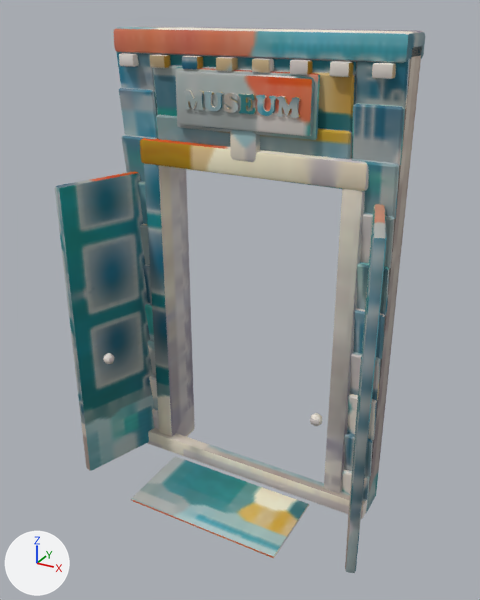
What one commit did to the glTF model game/assets/models/wall_door.glb.
Rendered twice from a 50 mm camera at (2.04, -3.95, 3.4) aimed at (0.05, -0.32, 1.58). The lights are fixed; the arrows at lower left show +X, +Y and +Z. The picture after the commit comes second. Objects named as collision shapes, trigger or cutter boxes, shadow casters or lower levels of detail are left out. Where no turn or scale is listed for an object, it has been applied to the vertices. Vertices at exactly the same position are counted once.

Names of what the first picture shows: 'SM_WallDoor'.
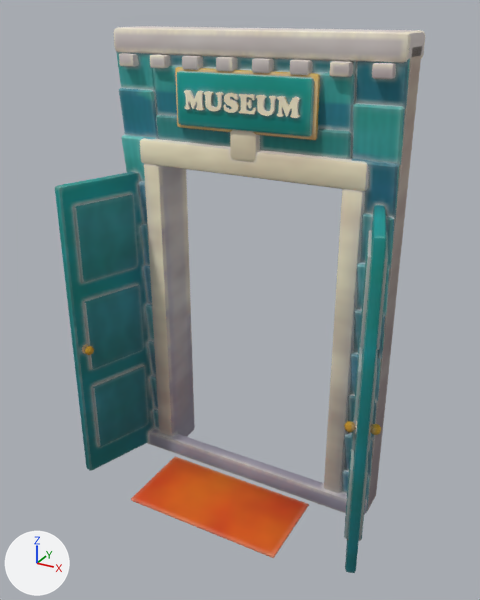
Boxes [x1, y1, x2, y2] around the edits, measured in the pictures (480 x 600 px; the box of a moved part takes in the faces that stretch with it):
part 1 of me_sm_walldoor, moved or reshaped (not visible before)
    after: [92, 365, 148, 447]
part 2 of me_sm_walldoor, moved or reshaped (not visible before)
    after: [83, 284, 143, 370]
part 3 of me_sm_walldoor, moved or reshaped (not visible before)
    after: [73, 194, 138, 283]
part 4 of me_sm_walldoor, added
    after: [85, 346, 94, 355]
part 5 of me_sm_walldoor, added
    after: [344, 437, 354, 539]
part 6 of me_sm_walldoor, added
    after: [359, 452, 369, 541]
part 7 of me_sm_walldoor, added
    after: [351, 338, 363, 450]
part 8 of me_sm_walldoor, added
    after: [367, 350, 378, 452]
part 9 of me_sm_walldoor, added
    after: [360, 230, 372, 349]
part 10 of me_sm_walldoor, added
    after: [376, 232, 388, 350]
part 11 of me_sm_walldoor, added
    after: [344, 421, 356, 432]
part 12 of me_sm_walldoor, added
    after: [370, 424, 381, 435]
part 13 of me_sm_walldoor, deleted
    before: [103, 353, 114, 364]
part 14 of me_sm_walldoor, deleted
    before: [310, 413, 322, 426]
part 15 of me_sm_walldoor, surface changed
    both: [55, 26, 425, 573]

The edits, one by one:
me_sm_walldoor is used by ob_sm_walldoor; location (0.0, 0.0, 0.0).
me_sm_walldoor had 3866 vertices, 7504 faces and spanned x -1.13..1.13, y -0.85..0.2, z -0.02..3.28.
me_sm_walldoor now has 4566 vertices, 8840 faces and spans x -1.18..1.18, y -0.85..0.2, z -0.02..3.28.
me_sm_walldoor part 1: the loose piece of 56 vertices spanning x -1.08..-0.92, y -0.66..-0.2, z 0.22..0.78 is moved by (0.04, -0.01, 0.0).
me_sm_walldoor part 2: the loose piece of 56 vertices spanning x -1.08..-0.92, y -0.66..-0.2, z 1.62..2.18 is moved by (0.04, -0.01, -0.7).
me_sm_walldoor part 3: the loose piece of 56 vertices spanning x 0.92..1.08, y -0.66..-0.2, z 1.62..2.18 is turned 144 degrees about the z axis through its middle, then moved by (-1.96, -0.01, 0.0).
me_sm_walldoor part 4: a new loose piece, a UV sphere (10 segments, 8 rings, poles along z) spanning x -1.038..-0.974, y -0.725..-0.657, z 1.066..1.134, in mat_mat_walldoor (picture img_t_wall_door_bc).
me_sm_walldoor part 5: the loose piece of 56 vertices spanning x 0.92..1.08, y -0.66..-0.2, z 0.22..0.78 is copied, and the copy is moved by (-0.04, -0.01, 0.0); it spans x 0.88..1.04, y -0.67..-0.21, z 0.22..0.78.
me_sm_walldoor part 6: the loose piece of 56 vertices spanning x 0.92..1.08, y -0.66..-0.2, z 0.22..0.78 is copied, and the copy is moved by (0.04, 0.01, 0.0); it spans x 0.96..1.12, y -0.65..-0.19, z 0.22..0.78.
me_sm_walldoor part 7: the loose piece of 56 vertices spanning x 0.92..1.08, y -0.66..-0.2, z 0.92..1.48 is copied, and the copy is moved by (-0.04, -0.01, 0.0); it spans x 0.88..1.04, y -0.67..-0.21, z 0.92..1.48.
me_sm_walldoor part 8: the loose piece of 56 vertices spanning x 0.92..1.08, y -0.66..-0.2, z 0.92..1.48 is copied, and the copy is moved by (0.04, 0.01, 0.0); it spans x 0.96..1.12, y -0.65..-0.19, z 0.92..1.48.
me_sm_walldoor part 9: the loose piece of 56 vertices spanning x 0.92..1.08, y -0.66..-0.2, z 1.62..2.18 is copied, and the copy is moved by (-0.04, -0.01, 0.0); it spans x 0.88..1.04, y -0.67..-0.21, z 1.62..2.18.
me_sm_walldoor part 10: the loose piece of 56 vertices spanning x 0.92..1.08, y -0.66..-0.2, z 1.62..2.18 is copied, and the copy is moved by (0.04, 0.01, 0.0); it spans x 0.96..1.12, y -0.65..-0.19, z 1.62..2.18.
me_sm_walldoor part 11: a new loose piece, a UV sphere (10 segments, 8 rings, poles along z) spanning x 0.974..1.038, y -0.725..-0.657, z 1.066..1.134, in mat_mat_walldoor (picture img_t_wall_door_bc).
me_sm_walldoor part 12: a new loose piece, a UV sphere (10 segments, 8 rings, poles along z) spanning x 1.116..1.181, y -0.679..-0.611, z 1.066..1.134, in mat_mat_walldoor (picture img_t_wall_door_bc).
me_sm_walldoor part 13: the loose piece of 42 vertices spanning x -0.84..-0.76, y -0.76..-0.68, z 1.06..1.14 is deleted.
me_sm_walldoor part 14: the loose piece of 42 vertices spanning x 0.76..0.84, y -0.76..-0.68, z 1.06..1.14 is deleted.
me_sm_walldoor part 15: 6654 kept faces spanning x -1.13..1.13, y -0.85..0.2, z -0.02..3.28 get new texture (UV) coordinates.
Other edits to the shape of me_sm_walldoor do not show in these pictures.
